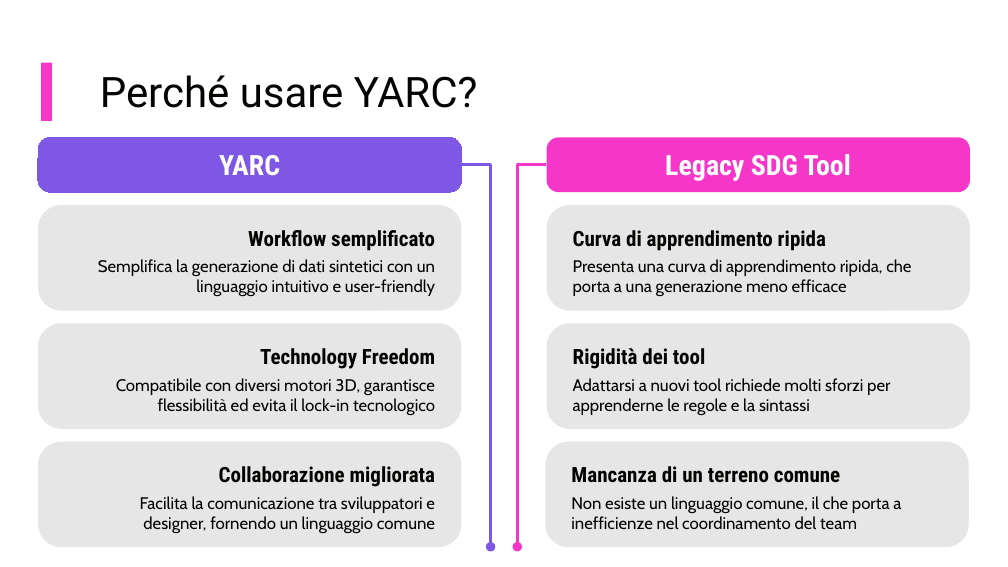
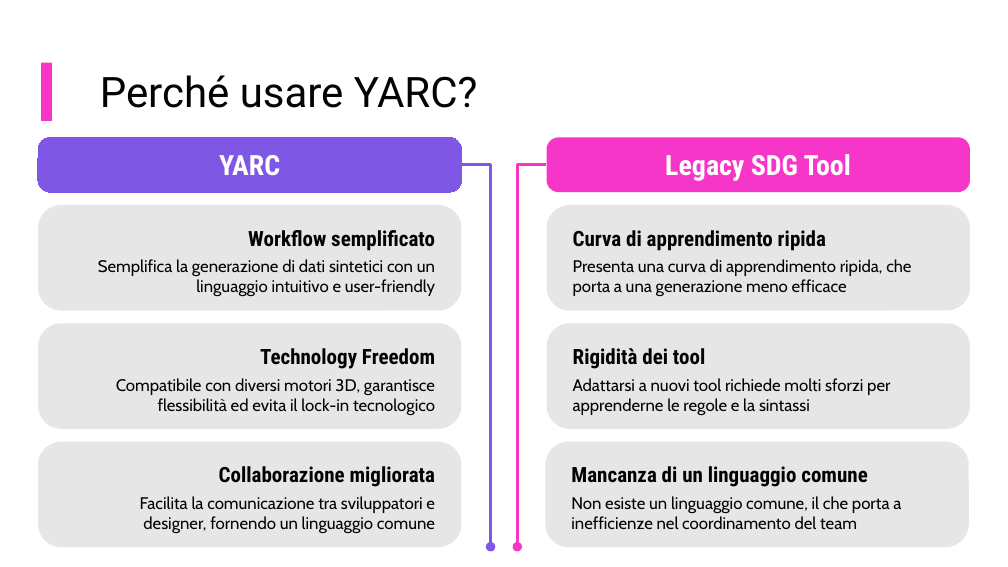
Before and after one commit to fcarne/yarc, a slide deck: slide 9 of docs/YARC.pptx. Drawn at 1008x567 pixels with LibreOffice and Linux fonts; fonts in the diff are those of the drawing. Boxes give left, top, right and bottom in pixels: in the first picture for what was removed or moved away, otherwise in the second. Text is boxed around its words. In the diff, an @@ line names an element or a change of style, - is before the commit and + after.

```diff
--- a/docs/YARC.pptx
+++ b/docs/YARC.pptx
@@ text at box(571, 466, 867, 487): text changed @@
-Mancanza di un terreno comune
+Mancanza di un linguaggio comune
```
Also in this commit, not shown: 1 other file.
